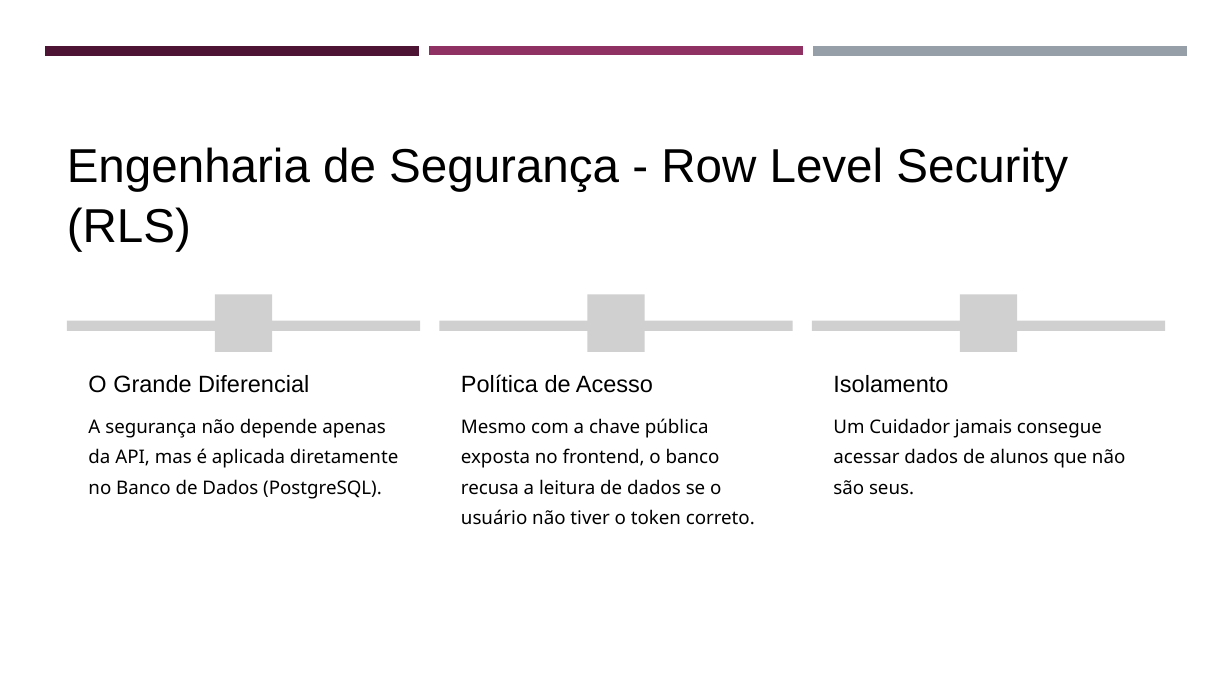
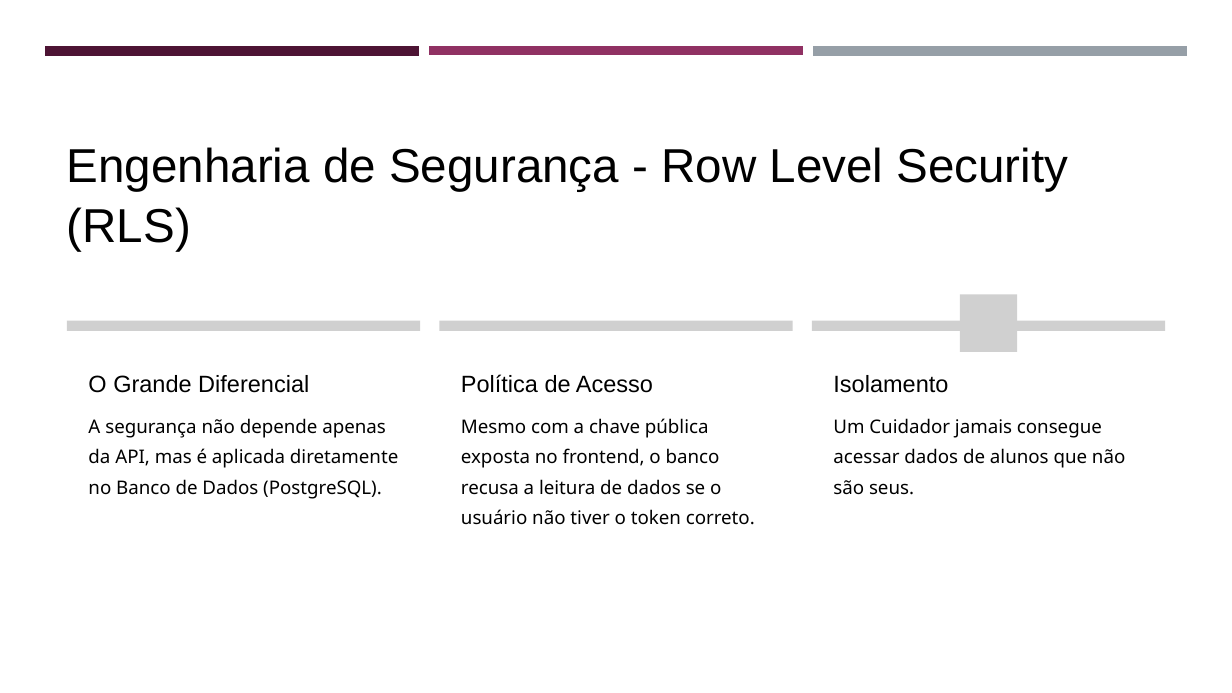
Before and after one commit to z12guilherme/gestao_atipicos, a slide deck: slide 9 of tcc/TCC - Slides.pptx. Drawn at 1232x693 pixels with LibreOffice and Linux fonts; fonts in the diff are those of the drawing; grey boxes stand for pictures. Boxes give left, top, right and bottom in pixels: in the first picture for what was removed or moved away, otherwise in the second. Text is boxed around its words. In the diff, an @@ line names an element or a change of style, - is before the commit and + after.

```diff
--- a/tcc/TCC - Slides.pptx
+++ b/tcc/TCC - Slides.pptx
@@ picture removed at (215,294,272,352) @@
@@ picture removed at (587,294,644,352) @@
@@ picture removed at (232,312,255,334) @@
@@ picture removed at (604,312,627,334) @@
```
Also in this commit, not shown: 8 other slides changed, 1 slide added.
